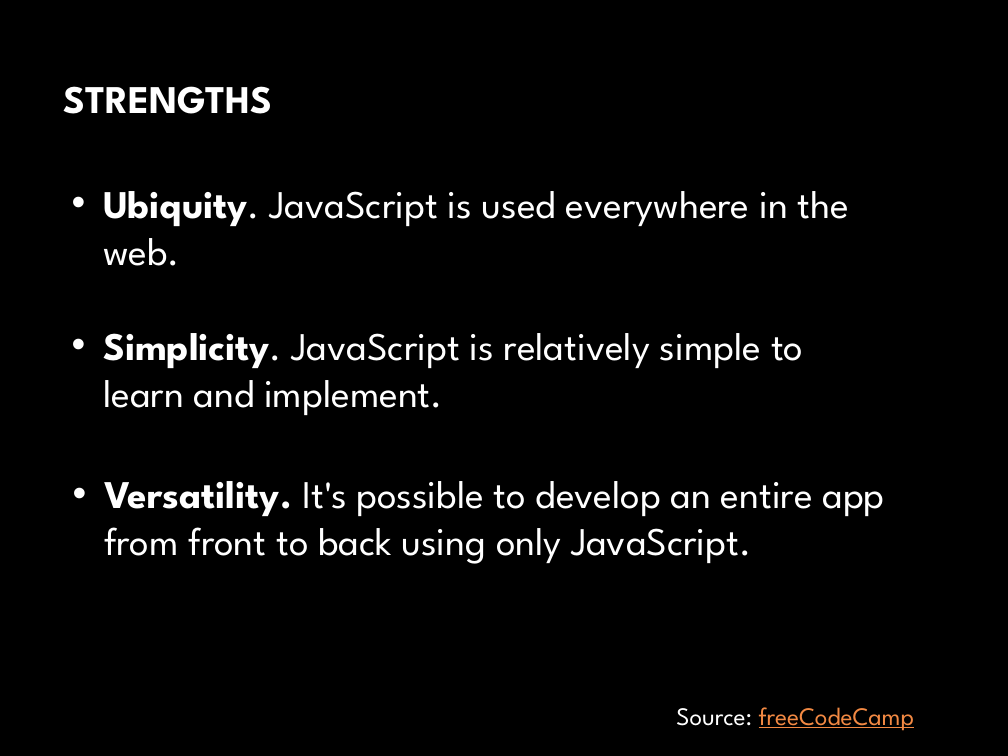
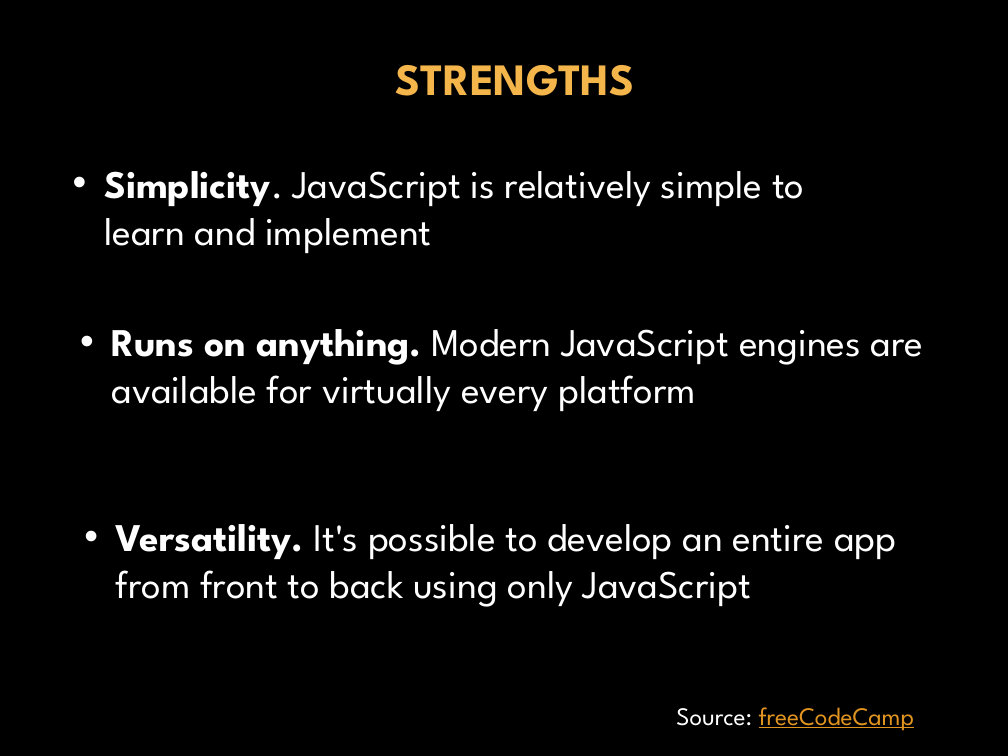
Before and after one commit to donfreiday/cpsc330-js, a slide deck: slide 4 of Javascript.pptx. Drawn at 1008x756 pixels with LibreOffice and Linux fonts; fonts in the diff are those of the drawing; background and template pictures are left out. Boxes give left, top, right and bottom in pixels: in the first picture for what was removed or moved away, otherwise in the second. Text is boxed around its words. In the diff, an @@ line names an element or a change of style, - is before the commit and + after.

```diff
--- a/Javascript.pptx
+++ b/Javascript.pptx
@@ title "STRENGTHS": place and size @@
-title "STRENGTHS" at [63,86,272,114]
+title "STRENGTHS" at [396,65,635,96]
@@ title "STRENGTHS" at [396,65,635,96]: size 28 to 32 pt, text colour gradient #FFFFFF to #BFBFBF to #F4B54B; alignment left to centre @@
@@ text at [104,171,804,253]: text changed @@
-• Simplicity. JavaScript is relatively simple to learn and implement.
+• Simplicity. JavaScript is relatively simple to learn and implement
@@ text at [112,329,923,411]: text changed @@
-• Ubiquity. JavaScript is used everywhere in the web.
+• Runs on anything. Modern JavaScript engines are available for virtually every platform
@@ text at [116,524,896,607]: text changed @@
-• Versatility. It's possible to develop an entire app from front to back using only JavaScript.
+• Versatility. It's possible to develop an entire app from front to back using only JavaScript
@@ text "Source: freeCodeCamp" at [676,707,914,731]: text colour #F28943 to #E19520 in "freeCodeCamp" @@
```
Also in this commit, not shown: 34 other slides changed, 5 slides added, 2 slides removed.
